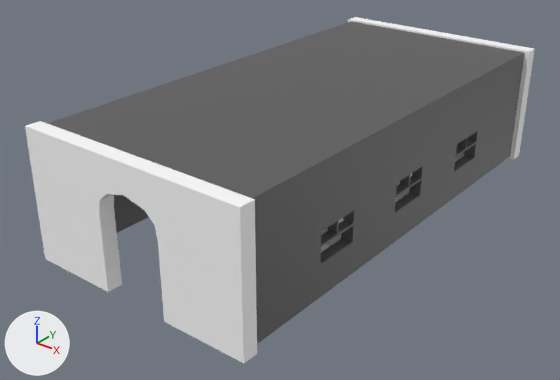
The FBX model Assets/Models/separted/bedroom carriage proxy separated.fbx: old version first, new version second.
The view is the same before and after, from a 50 mm lens placed at (17.8, -24.6, 15.0), pointed at (-0.6, -1.6, 0.8). The axes (+X, +Y, +Z) are drawn at lower left. The lights are the same throughout. Where no turn or scale is listed for an object, it has been applied to the vertices.

The first picture shows 'Doorway_3', 'Doorway_4', 'Roof', 'WallL', 'WallR'.
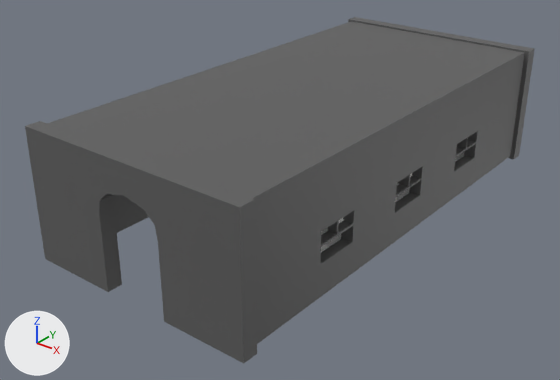
Pixel boxes (x1, y1, x2, y2) of what changed, in the pictures (560 x 380 px):
```json
{"object": "Doorway_4", "change": "recoloured", "before": [25, 121, 257, 363], "after": [25, 121, 257, 363]}
{"object": "Doorway_3", "change": "recoloured", "before": [348, 17, 535, 159], "after": [348, 17, 535, 159], "on screen": "white to grey"}
```

The change, as JSON lines over the scene's bpy script:
```json
{"block": "me_mesh_312", "where": "me_mesh_312.from_pydata(...)  # 260 vertices, 258 faces; spans x -3.86..6.09, y -0.32..0.32, z -2.7..2.67"}
{"op": "remove", "block": "me_mesh_312", "code": "me_mesh_312.materials.append(mat_standardsurface1_008)  # white #ffffff"}
{"op": "add", "block": "me_mesh_312", "code": "me_mesh_312.materials.append(mat_lit_008)  # dark grey #5d5d5d"}
{"block": "me_mesh_227", "where": "me_mesh_227.from_pydata(...)  # 260 vertices, 258 faces; spans x -3.86..6.09, y -0.32..0.32, z -2.7..2.67"}
{"op": "remove", "block": "me_mesh_227", "code": "me_mesh_227.materials.append(mat_standardsurface1_008)  # white #ffffff"}
{"op": "add", "block": "me_mesh_227", "code": "me_mesh_227.materials.append(mat_lit_008)  # dark grey #5d5d5d"}
```
